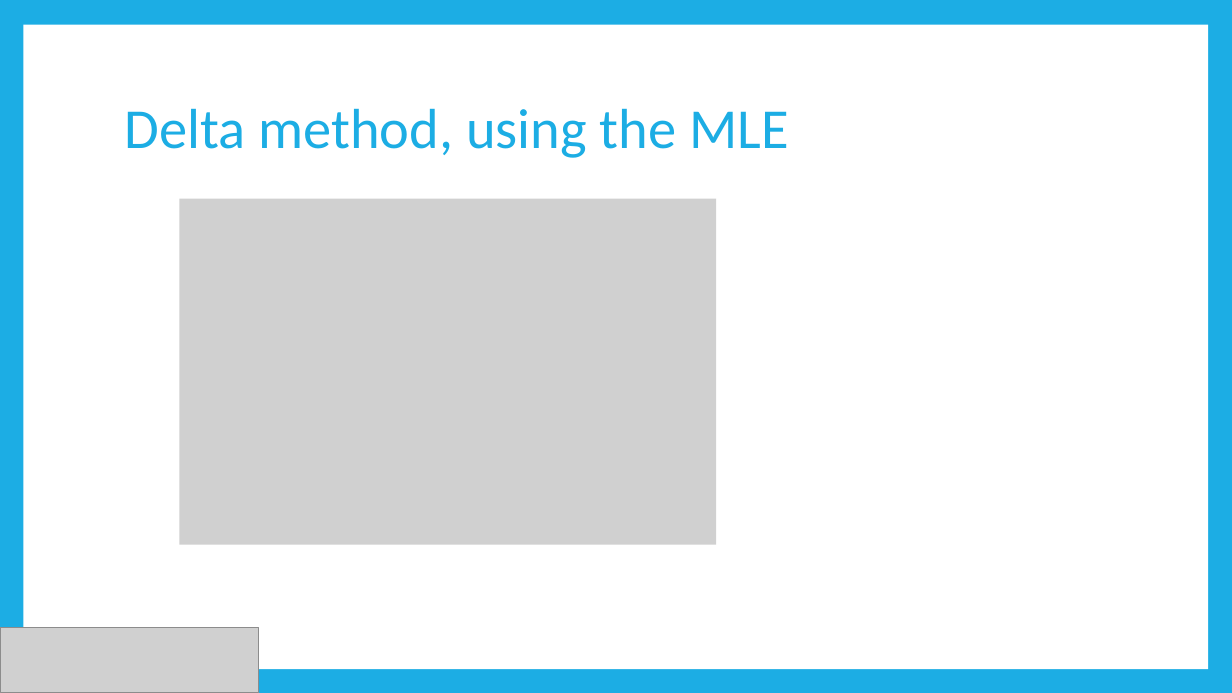
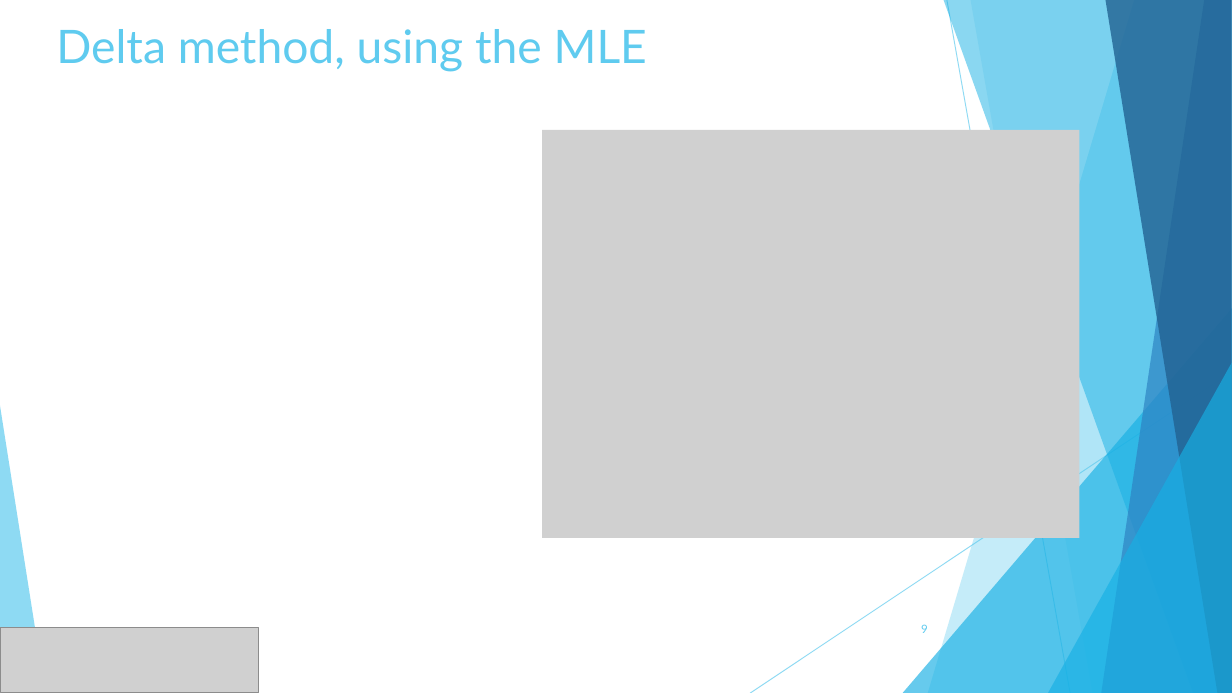
Before and after one commit to dsasson48/estimators_222, a slide deck: slide 9 of 222_presentation.pptx. Drawn at 1232x693 pixels with LibreOffice and Linux fonts; fonts in the diff are those of the drawing; grey boxes stand for pictures. Boxes give left, top, right and bottom in pixels: in the first picture for what was removed or moved away, otherwise in the second. Text is boxed around its words. In the diff, an @@ line names an element or a change of style, - is before the commit and + after.

```diff
--- a/222_presentation.pptx
+++ b/222_presentation.pptx
@@ background #1CADE4 to #FFFFFF @@
@@ rectangle removed at bbox=[23, 25, 1208, 669] @@
@@ title "Delta method, using the MLE": place and size @@
-title "Delta method, using the MLE" at bbox=[125, 108, 789, 158]
+title "Delta method, using the MLE" at bbox=[56, 29, 647, 72]
@@ title "Delta method, using the MLE" at bbox=[56, 29, 647, 72]: size 44 to 36 pt, font Calibri to Lato, text colour #1CADE4 to #5FCBEF; line spacing 0.9 to 1; vertical alignment middle to top @@
@@ picture added at bbox=[543, 130, 1080, 539] @@
@@ picture removed at bbox=[179, 199, 716, 545] @@
@@ group added at bbox=[0, 0, 1232, 693]: 5 freeform shapes, 3 triangles, 2 lines @@
@@ page number added at bbox=[921, 624, 928, 633], 9 pt, text #5FCBEF @@
+9
```
Also in this commit, not shown: 12 other slides changed, 1 slide added, 1 slide removed.
